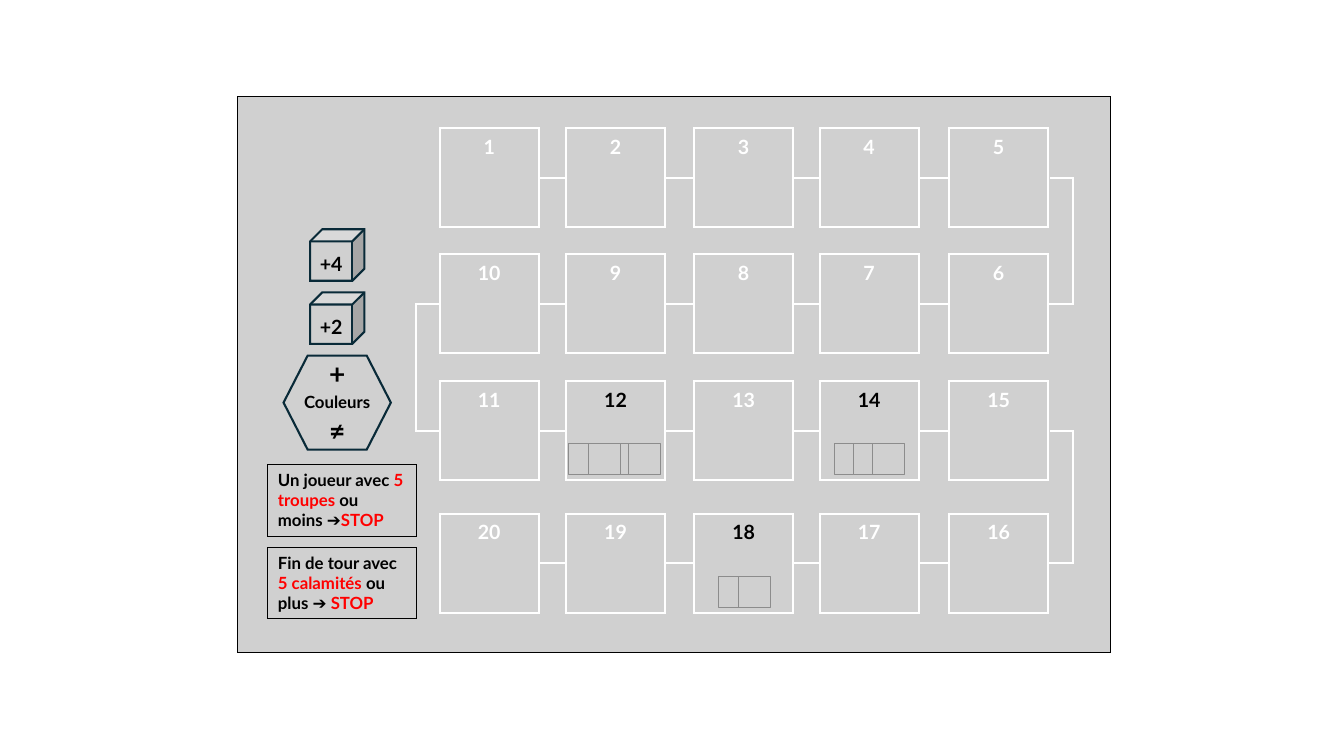
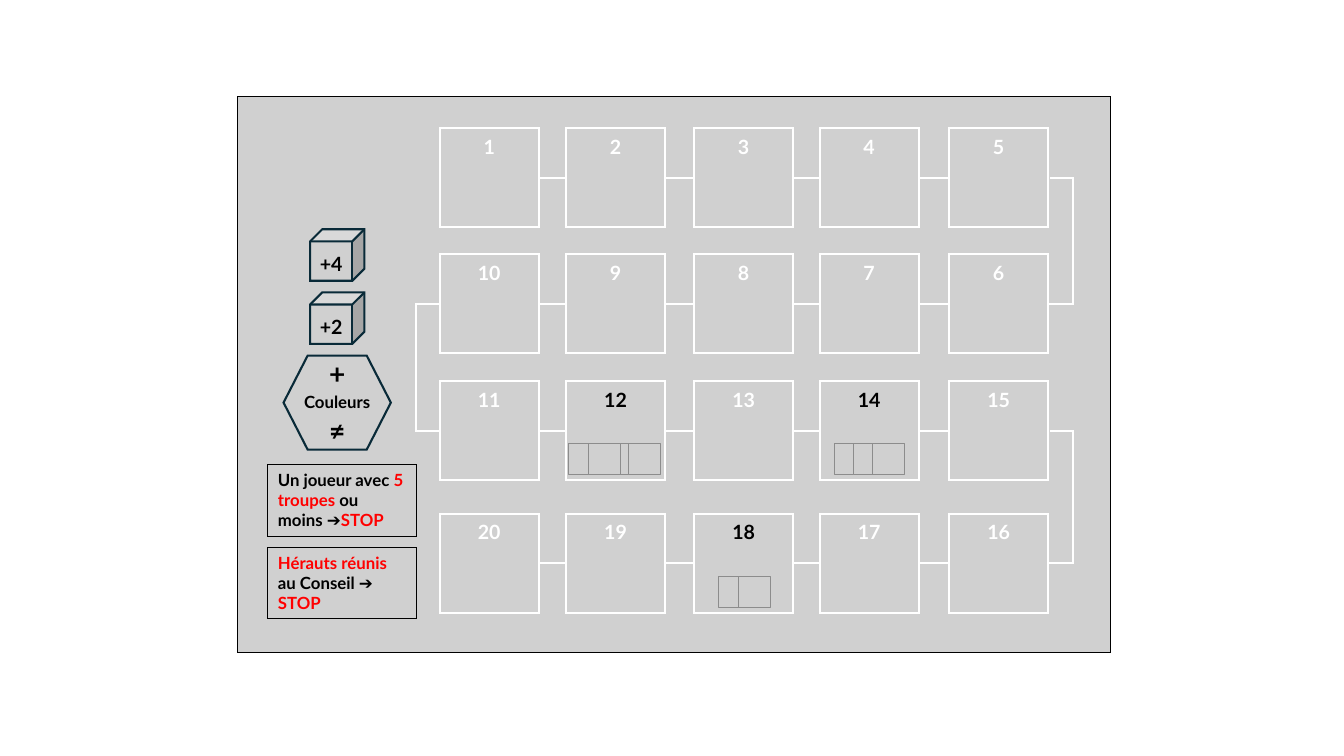
Before and after one commit to LucasBorboleta/Terre-de-Barons, a slide deck: slide 1 of pictures/Score-Track-fr/Design-Piste-Scores.pptx. Drawn at 1344x756 pixels with LibreOffice and Linux fonts; fonts in the diff are those of the drawing; grey boxes stand for pictures. Boxes give left, top, right and bottom in pixels: in the first picture for what was removed or moved away, otherwise in the second. Text is boxed around its words. In the diff, an @@ line names an element or a change of style, - is before the commit and + after.

Commit message:
Mineures corrections ; correction du STOP par Diplomatie sur la piste de score

```diff
--- a/pictures/Score-Track-fr/Design-Piste-Scores.pptx
+++ b/pictures/Score-Track-fr/Design-Piste-Scores.pptx
@@ text in picture at box(278, 556, 387, 609): text changed; text colour #000000 to #FF0000 @@
-Fin de tour avec 5 calamités ou plus ➔ STOP
+Hérauts réunis au Conseil ➔ STOP
```
Also in this commit, not shown: 3 other files.
